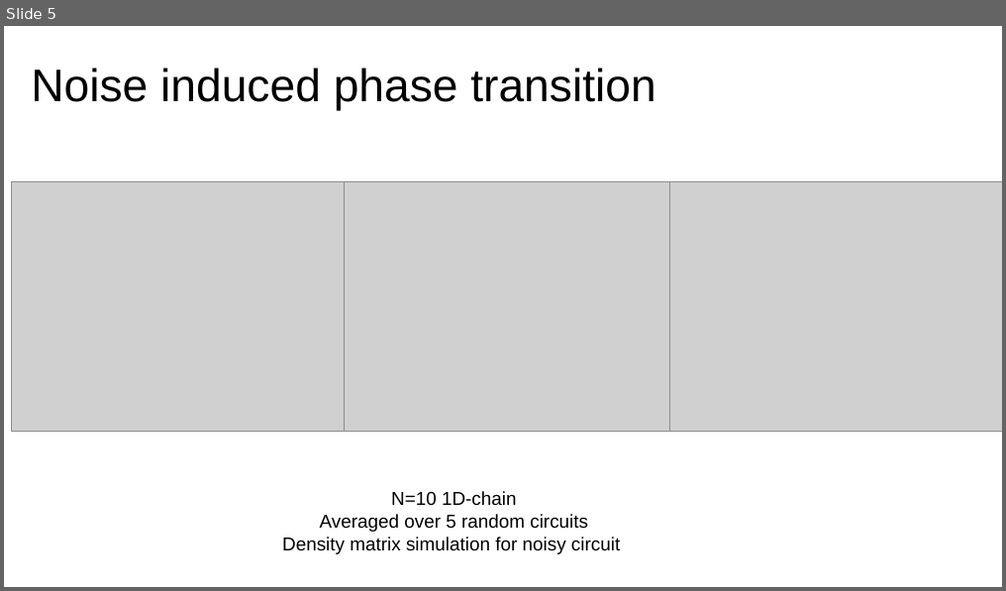
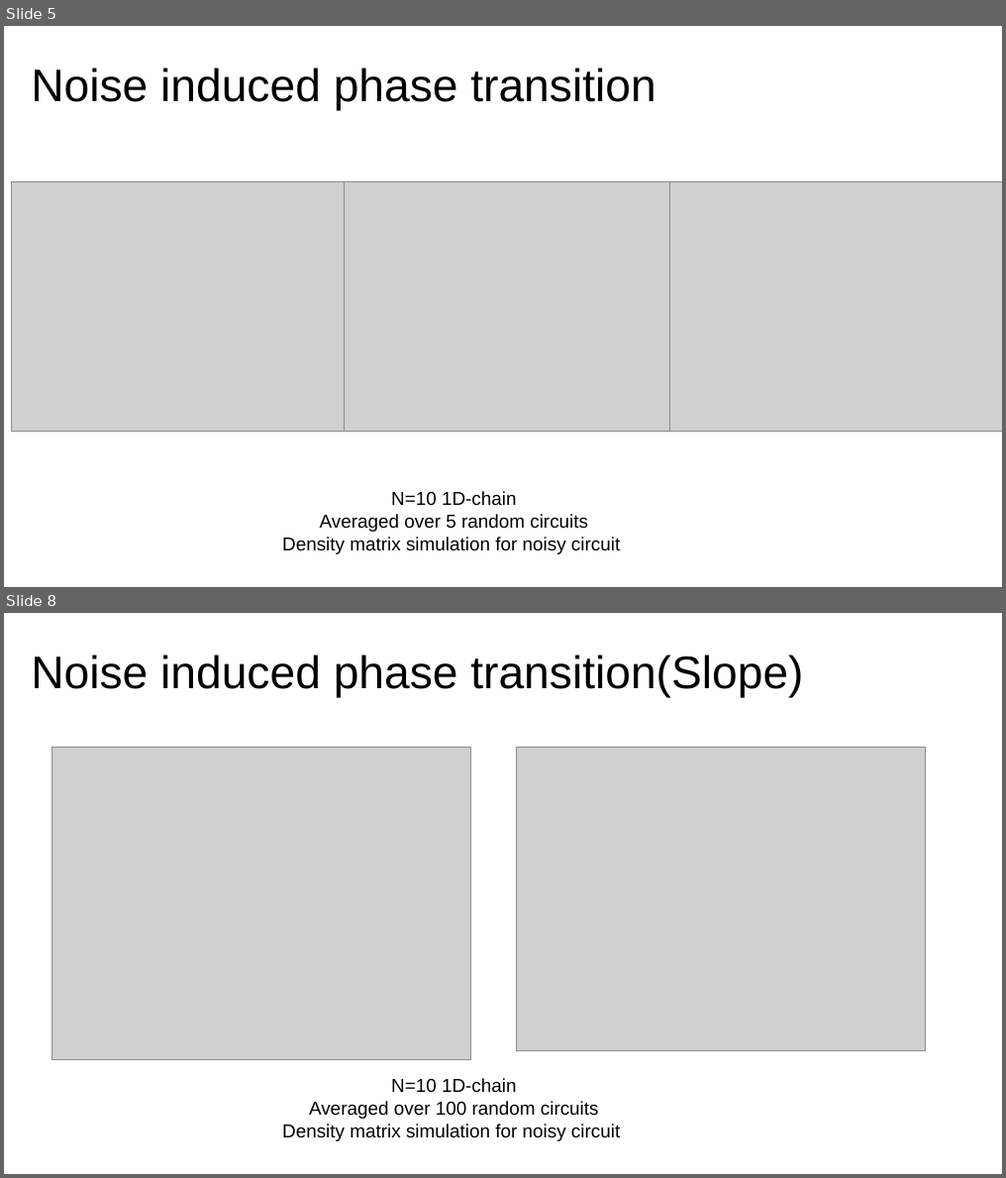
Before and after one commit to inmzhang/xebsim, a slide deck: sim_results.pptx. Shown one above the other, each under a label of ours: slide 5 before the commit, slides 5 and 8 after it; the slides between them are not shown. The pictures are 1006x591 and 1006x1178 pixels, drawn with LibreOffice and Linux fonts; fonts in the diff are those of the drawing; grey boxes stand for pictures. Boxes give left, top, right and bottom in pixels: in the first picture for what was removed or moved away, otherwise in the second. Text is boxed around its words. In the diff, an @@ line names an element or a change of style, - is before the commit and + after.

```diff
--- a/sim_results.pptx
+++ b/sim_results.pptx
@@ slide 8 added at (4,613,1002,1174), background #FFFFFF @@
@@ title added at (31,655,803,698), 44 pt, text #000000 @@
+Noise induced phase transition(Slope)
@@ picture added at (52,747,471,1059) @@
@@ picture added at (517,747,926,1052) @@
@@ text added at (282,1078,620,1142), 18 pt, text #000000 @@
+N=10 1D-chain
+Averaged over 100 random circuits
+Density matrix simulation for noisy circuit
```
Also in this commit, not shown: 3 other slides added, 3 other files.
